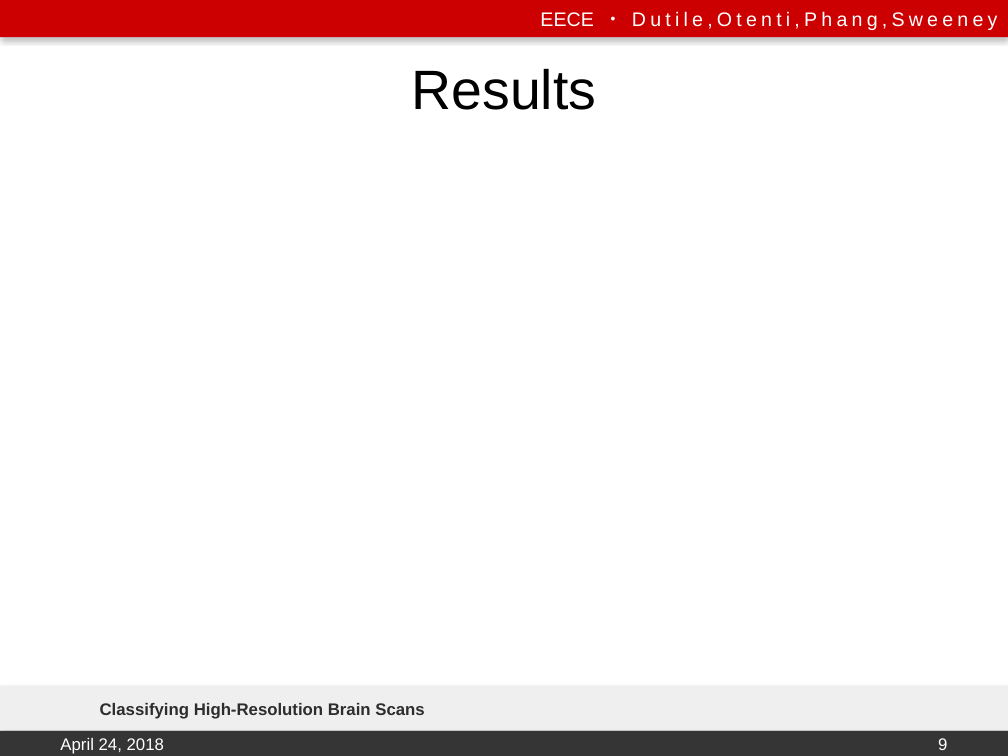
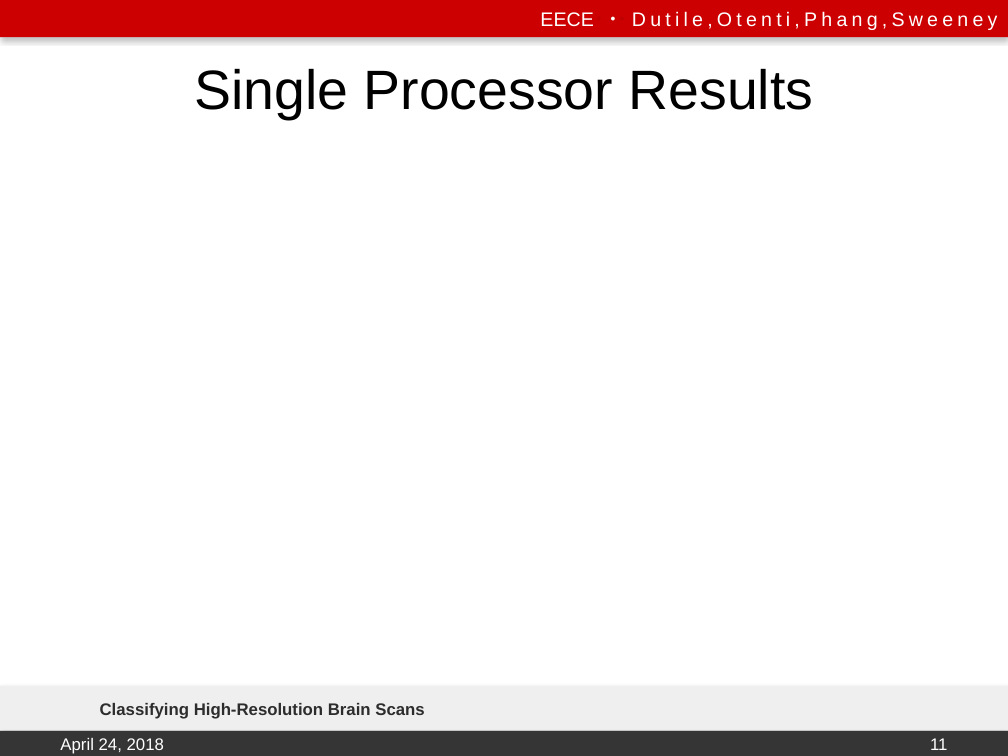
Before and after one commit to emily-jean/ml-brains, a slide deck: slide 11 of presentation/DutileOtentiPhangSweeney.pptx (slide 9 before the commit). Drawn at 1008x756 pixels with LibreOffice and Linux fonts; fonts in the diff are those of the drawing; background and template pictures are left out. Boxes give left, top, right and bottom in pixels: in the first picture for what was removed or moved away, otherwise in the second. Text is boxed around its words. In the diff, an @@ line names an element or a change of style, - is before the commit and + after.

```diff
--- a/presentation/DutileOtentiPhangSweeney.pptx
+++ b/presentation/DutileOtentiPhangSweeney.pptx
@@ title at bbox=[194, 68, 814, 119]: text changed @@
-Results
+Single Processor Results
@@ page number at bbox=[930, 738, 947, 750]: text changed @@
-9
+11
```
Also in this commit, not shown: 8 other slides changed, 2 slides added, 8 other files.
